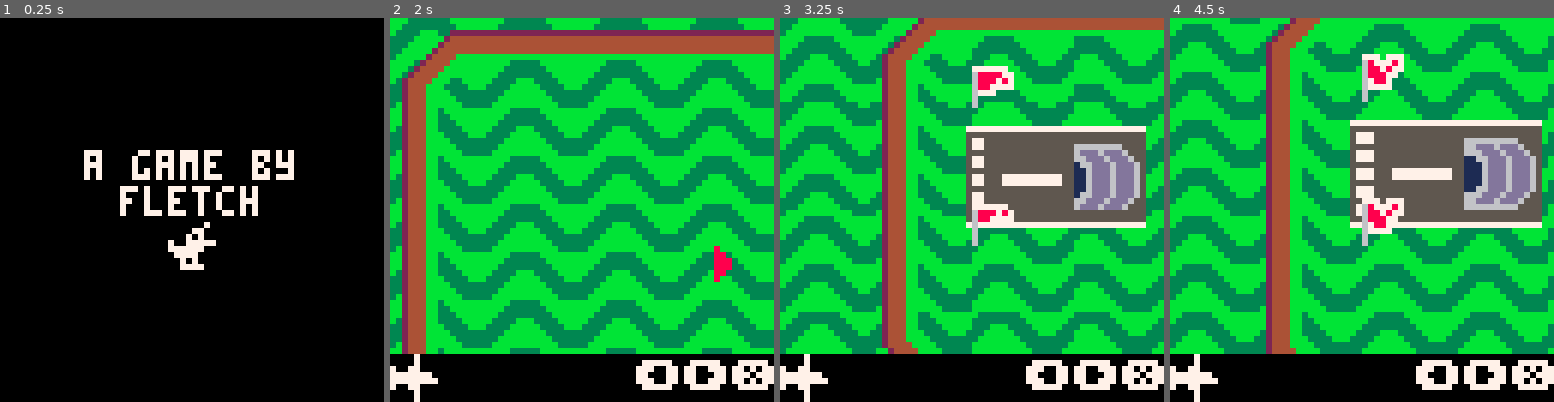
Above: before the commit, frames 1-4 (left to right).
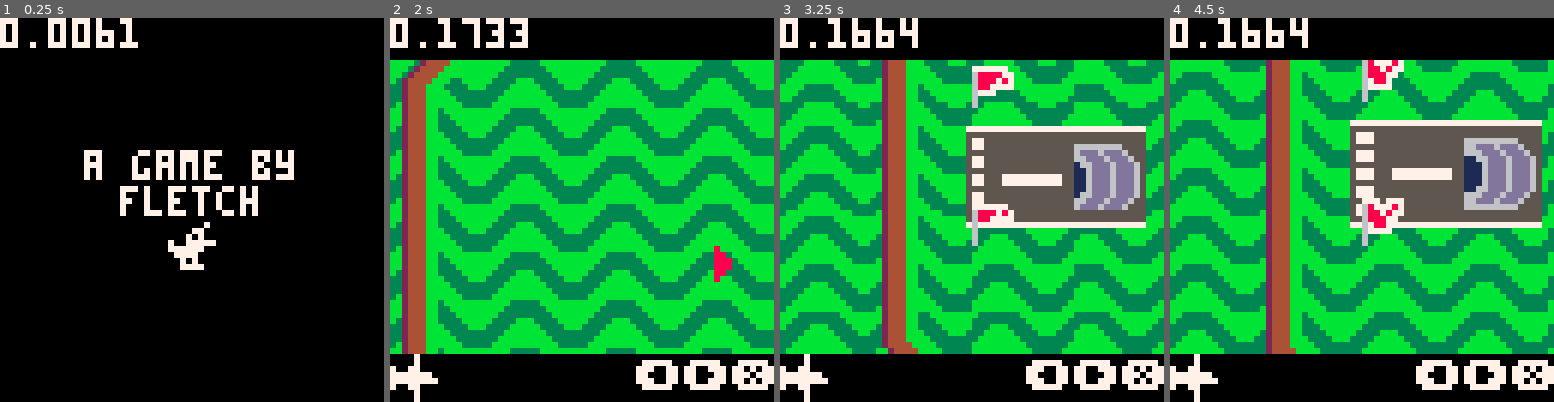
Above: after the commit, the same moments.

Repository: fletchmakes/oops-airlines
Game: PICO-8 cartridge oops-airlines.p8
The game is run twice, just before and just after one commit, with the same random seed, the same clock (stepped at 60 frames per second) and the same inputs.
Inputs:
- Up to frame 1 (0.25 s): no input
- Up to frame 2 (2 s): tap X (X key) at 0.33, 1.07, 1.85 s; tap O (Z key) at 0.7, 1.7 s; hold Right from 1.6 s (still down)
- Up to frame 3 (3.25 s): release Right at 2.1 s; tap O (Z key) at 2.1, 2.5, 2.9 s; hold Up 2.15-2.42 s; hold Right 2.47-3.03 s; tap X (X key) at 2.97 s; hold Left from 3.08 s (still down)
- Up to frame 4 (4.5 s): tap O (Z key) at 3.3, 3.7, 4.1 s; release Left at 3.58 s; hold Down 3.63-3.97 s; hold Right from 4.02 s (still down); tap X (X key) at 4.08 s

The runs differ from the first frame. In frame 1, 1.3% of the frame differs, in the area x 0-36%, y 0-8%; in frame 2, 11%, in the area x 0-100%, y 0-11%; in frame 3, 11%; in frame 4, 11%.

Commit message:
small improvements everywhere

Diff:
--- a/oops-airlines.p8
+++ b/oops-airlines.p8
@@ -18,7 +18,7 @@
 --   - Z - place node / pickup node
 --   - (hold) X - zoom out
 
-local debug = false
+local debug = true
 
 -- key constants
 local k_left = 0
@@ -31,15 +31,40 @@
 -- override button events with our own
 local _btn, _btnp = btn, btnp
 
+-- easier time switching between game states
 local current_update = nil
 local current_draw = nil
 
+-- particle simulator list
 local particles = {}
 
+-- plane related tracking
 local planes = {}
 local active_planes = {}
 local plan_plane = nil -- plane that is currently being route planned for
+
+-- goes with btnp and btn
 local user_input_blocker = false
+
+-- make displaying text sprites easier
+local beeg_letters = {
+	o = function(x, y) sspr(0, 109, 14, 19, x, y) end,
+	p = function(x, y) sspr(14, 109, 14, 19, x, y) end,
+	s = function(x, y) sspr(28, 109, 14, 19, x, y) end,
+}
+
+local smol_letters = {
+	a = function(x, y) sspr(40, 117, 5, 6, x, y) end,
+	i = function(x, y) sspr(44, 117, 5, 6, x, y) end,
+	r = function(x, y) sspr(48, 117, 5, 6, x, y) end,
+	l = function(x, y) sspr(52, 117, 5, 6, x, y) end,
+	y = function(x, y) sspr(56, 117, 5, 6, x, y) end,
+	n = function(x, y) sspr(40, 122, 5, 6, x, y) end,
+	e = function(x, y) sspr(44, 122, 5, 6, x, y) end,
+	s = function(x, y) sspr(48, 122, 5, 6, x, y) end,
+	f = function(x, y) sspr(52, 122, 5, 6, x, y) end,
+	p = function(x, y) sspr(56, 122, 5, 6, x, y) end,
+}
 
 function _init()
     poke(0x5f2c, 3)
@@ -279,7 +304,7 @@
 	-- draw the background
 	if mode == "PLAN" then
 		-- set ground to grayscale
-		pal({[0]=0,129,128,128,134,133,134,134,136,132,137,133,140,141,14,15},1)
+		pal({[0]=0,129,128,128,134,133,134,134,136,132,4,133,140,141,14,15},1)
 	else
 		-- reset to default
 		pal()
@@ -311,8 +336,7 @@
     resolve_particles()
 
 	if mode == "PLAN" then
-		-- TODO: fix
-		circ(hangar.x, hangar.y, sin(t()/16)*6, 7)
+		spr(9, hangar.x-4, hangar.y-8+sin(t())*2.5, 1, 1, false, true)
 	end
     -- end game draw operations
 
@@ -455,7 +479,7 @@
 					   p.zone == self.zone + 7 then
 
 						local d = dist({x=self.x+8,y=self.y+8}, {x=p.x+8,y=p.y+8})
-						if d < 16 then
+						if d < 10 then
 							local xsign, ysign = 0, 0
 							local theta = angle({x=self.x+8,y=self.y+8}, {x=p.x+8,y=p.y+8})
 							local midx, midy = p.x+8+cos(theta)*(d/2),p.y+8+sin(theta)*(d/2)
